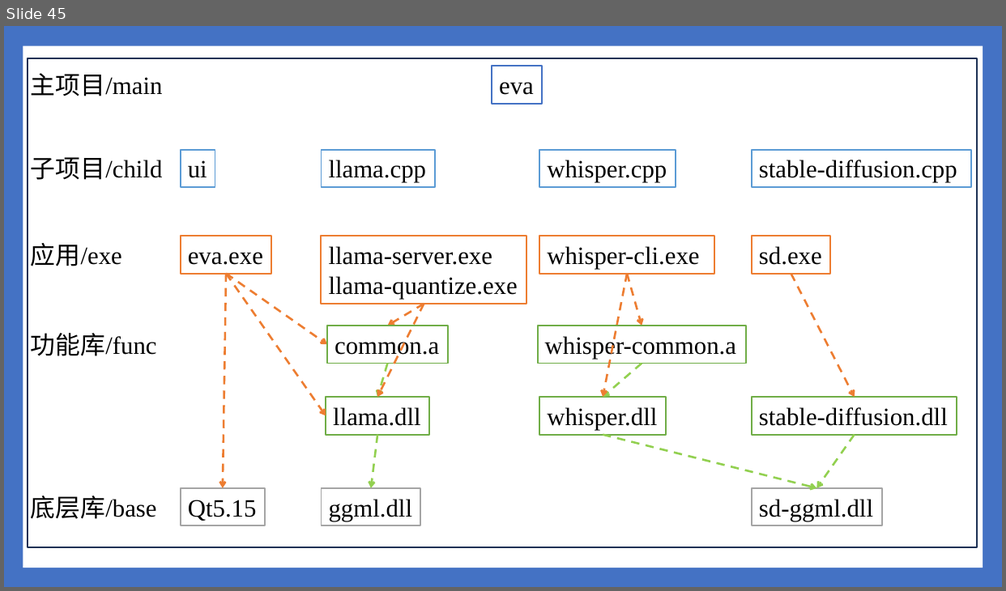
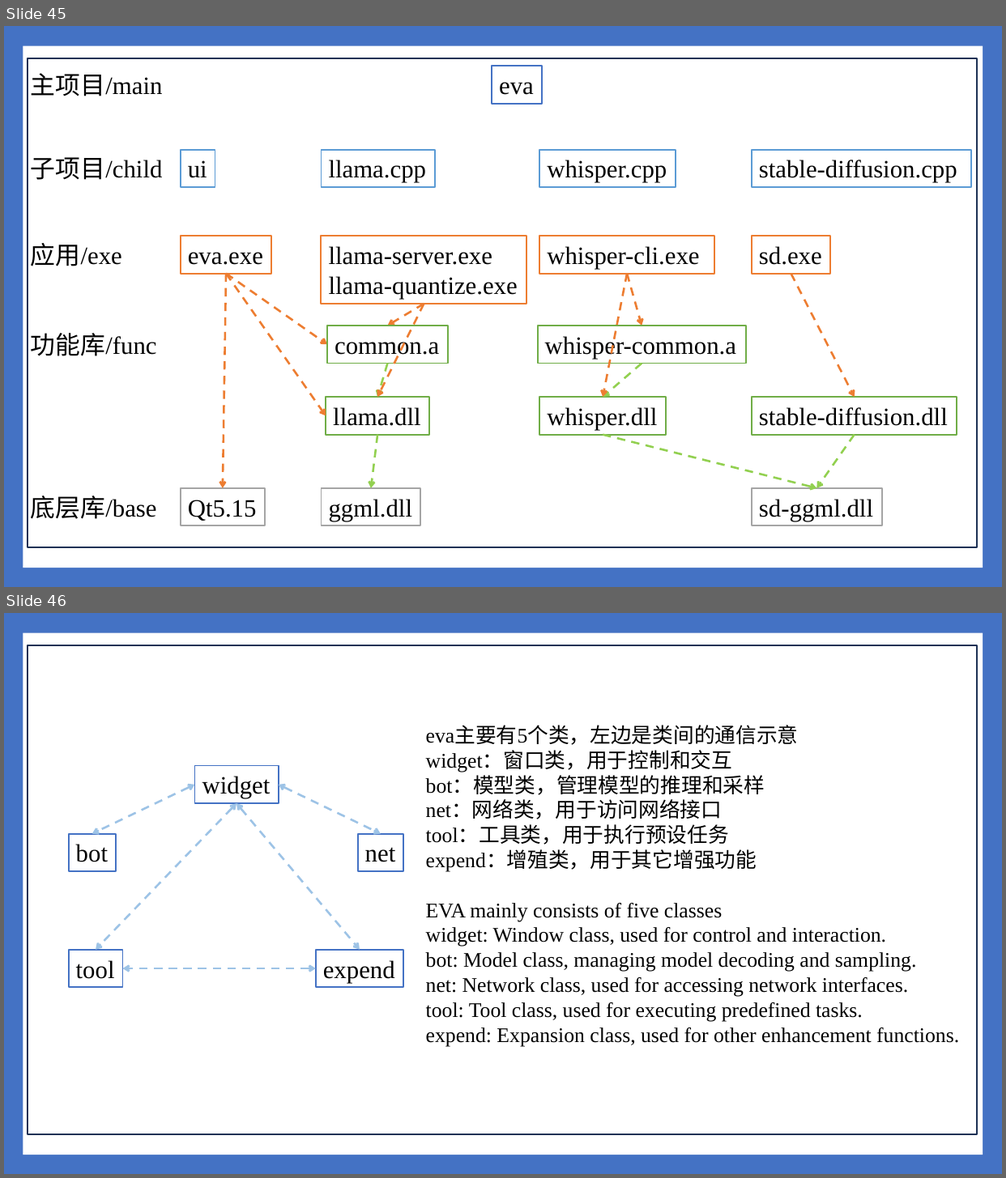
Before and after one commit to ylsdamxssjxxdd/eva, a slide deck: ui/resource/软件介绍.pptx. Shown one above the other, each under a label of ours: slide 45 before the commit, slides 45 and 46 after it. The pictures are 1006x591 and 1006x1178 pixels, drawn with LibreOffice and Linux fonts; fonts in the diff are those of the drawing. Boxes give left, top, right and bottom in pixels: in the first picture for what was removed or moved away, otherwise in the second. Text is boxed around its words. In the diff, an @@ line names an element or a change of style, - is before the commit and + after.

```diff
--- a/ui/resource/软件介绍.pptx
+++ b/ui/resource/软件介绍.pptx
@@ slide 46 added at (4, 613, 1002, 1174), background #4472C4; not listed: 1 template element that a slide beside it also shows @@
@@ rectangle added at (28, 646, 978, 1135), fill #FFFFFF, outline #1E3256 1.5 pt @@
@@ text added at (426, 726, 959, 1046), 20 pt, text #000000 @@
+eva主要有5个类，左边是类间的通信示意
+widget：窗口类，用于控制和交互
+bot：模型类，管理模型的推理和采样
+net：网络类，用于访问网络接口
+tool：工具类，用于执行预设任务
+expend：增殖类，用于其它增强功能
+EVA mainly consists of five classes
+widget: Window class, used for control and interaction.
+bot: Model class, managing model decoding and sampling.
+net: Network class, used for accessing network interfaces.
+tool: Tool class, used for executing predefined tasks.
+expend: Expansion class, used for other enhancement functions.
@@ rectangle added at (195, 766, 279, 803), fill #FFFFFF, outline #4472C4 1.5 pt, 24 pt, text #000000 @@
+widget
@@ double arrow added from (195, 785) to (92, 834), #9DC3E6 2 pt dashed @@
@@ double arrow added from (236, 804) to (96, 950), #9DC3E6 2 pt dashed @@
@@ double arrow added from (236, 804) to (360, 950), #9DC3E6 2 pt dashed @@
@@ double arrow added from (279, 785) to (381, 834), #9DC3E6 2 pt dashed @@
@@ rectangle added at (68, 834, 116, 871), fill #FFFFFF, outline #4472C4 1.5 pt, 24 pt, text #000000 @@
+bot
@@ rectangle added at (358, 834, 404, 871), fill #FFFFFF, outline #4472C4 1.5 pt, 24 pt, text #000000 @@
+net
@@ rectangle added at (68, 950, 122, 987), fill #FFFFFF, outline #4472C4 1.5 pt, 24 pt, text #000000 @@
+tool
@@ rectangle added at (315, 950, 403, 987), fill #FFFFFF, outline #4472C4 1.5 pt, 24 pt, text #000000 @@
+expend
@@ double arrow added from (315, 969) to (123, 969), #9DC3E6 2 pt dashed @@
```
Also in this commit, not shown: 1 other slide added, 6 other files.
